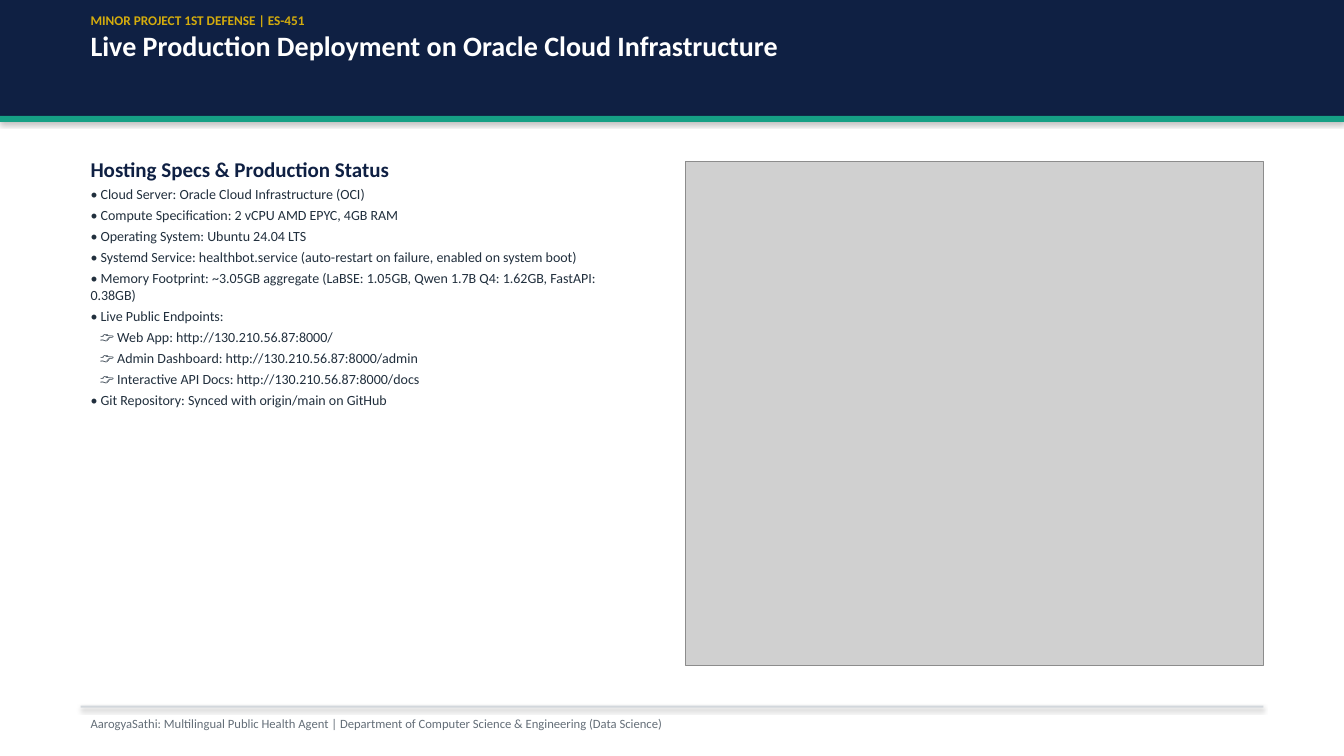
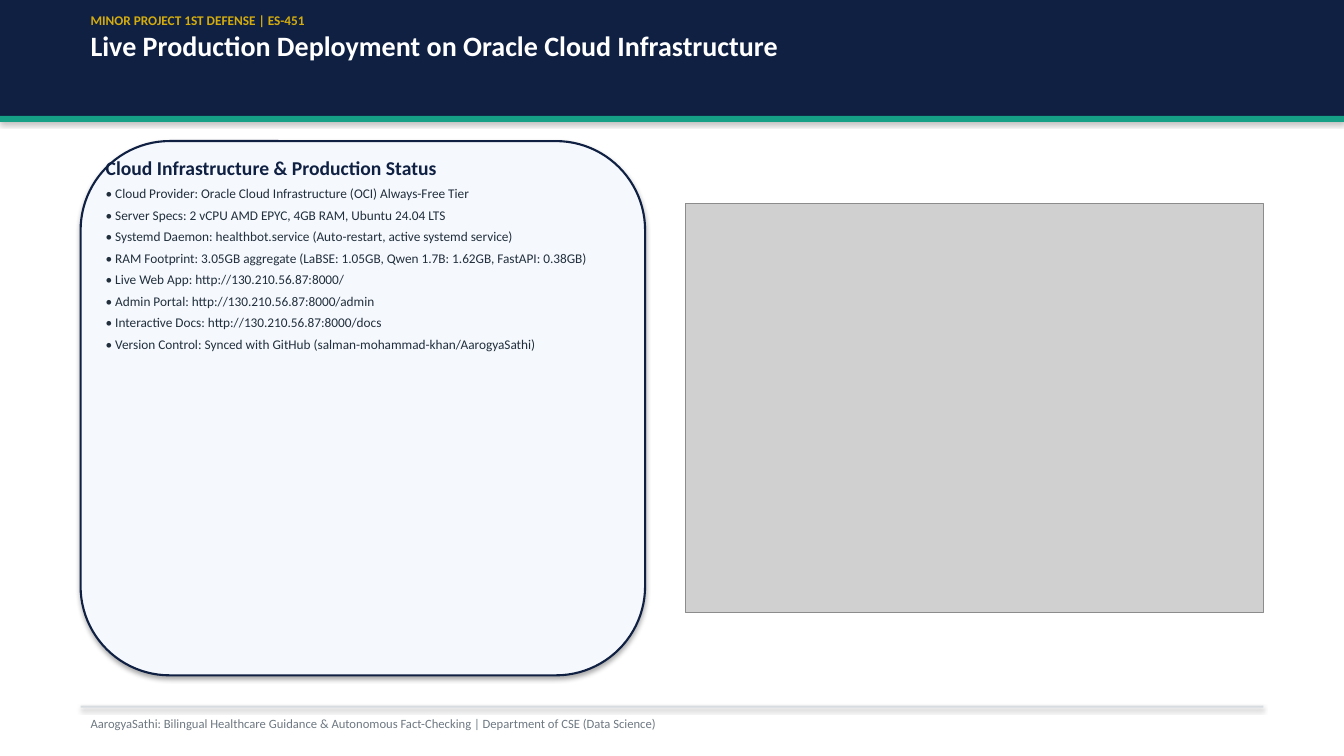
Before and after one commit to salman-mohammad-khan/AarogyaSathi, a slide deck: slide 11 of docs/AarogyaSathi_1st_Defense_Presentation.pptx. Drawn at 1344x756 pixels with LibreOffice and Linux fonts; fonts in the diff are those of the drawing; grey boxes stand for pictures. Boxes give left, top, right and bottom in pixels: in the first picture for what was removed or moved away, otherwise in the second. Text is boxed around its words. In the diff, an @@ line names an element or a change of style, - is before the commit and + after.

```diff
--- a/docs/AarogyaSathi_1st_Defense_Presentation.pptx
+++ b/docs/AarogyaSathi_1st_Defense_Presentation.pptx
@@ rounded rectangle added at (x1=81, y1=141, x2=645, y2=676), fill #F5F8FC, outline #0F2043 1.5 pt @@
@@ text at (x1=106, y1=159, x2=586, y2=352): text changed; size 10 to 9.5 pt @@
-Hosting Specs & Production Status
-• Cloud Server: Oracle Cloud Infrastructure (OCI)
-• Compute Specification: 2 vCPU AMD EPYC, 4GB RAM
-• Operating System: Ubuntu 24.04 LTS
-• Systemd Service: healthbot.service (auto-restart on failure, enabled on system boot)
-• Memory Footprint: ~3.05GB aggregate (LaBSE: 1.05GB, Qwen 1.7B Q4: 1.62GB, FastAPI: 0.38GB)
-• Live Public Endpoints:
-👉 Web App: http://130.210.56.87:8000/
-👉 Admin Dashboard: http://130.210.56.87:8000/admin
-👉 Interactive API Docs: http://130.210.56.87:8000/docs
-• Git Repository: Synced with origin/main on GitHub
+Cloud Infrastructure & Production Status
+• Cloud Provider: Oracle Cloud Infrastructure (OCI) Always-Free Tier
+• Server Specs: 2 vCPU AMD EPYC, 4GB RAM, Ubuntu 24.04 LTS
+• Systemd Daemon: healthbot.service (Auto-restart, active systemd service)
+• RAM Footprint: 3.05GB aggregate (LaBSE: 1.05GB, Qwen 1.7B: 1.62GB, FastAPI: 0.38GB)
+• Live Web App: http://130.210.56.87:8000/
+• Admin Portal: http://130.210.56.87:8000/admin
+• Interactive Docs: http://130.210.56.87:8000/docs
+• Version Control: Synced with GitHub (salman-mohammad-khan/AarogyaSathi)
@@ picture resized from (x1=686, y1=161, x2=1263, y2=665) to (x1=686, y1=204, x2=1263, y2=613) @@
@@ text at (x1=91, y1=719, x2=655, y2=730): text changed; text colour #646E78 to #6E7882 @@
-AarogyaSathi: Multilingual Public Health Agent | Department of Computer Science & Engineering (Data Science)
+AarogyaSathi: Bilingual Healthcare Guidance & Autonomous Fact-Checking | Department of CSE (Data Science)
```
Also in this commit, not shown: 12 other slides changed, 1 slide added, 1 slide removed, 9 other files.
